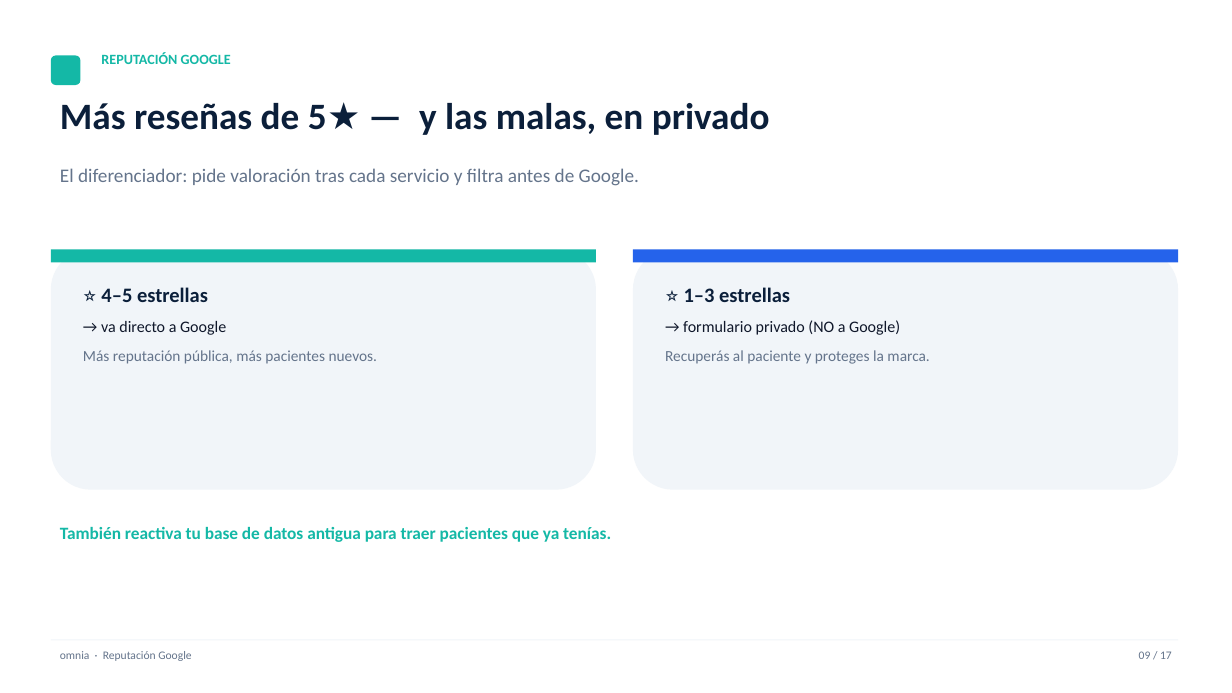
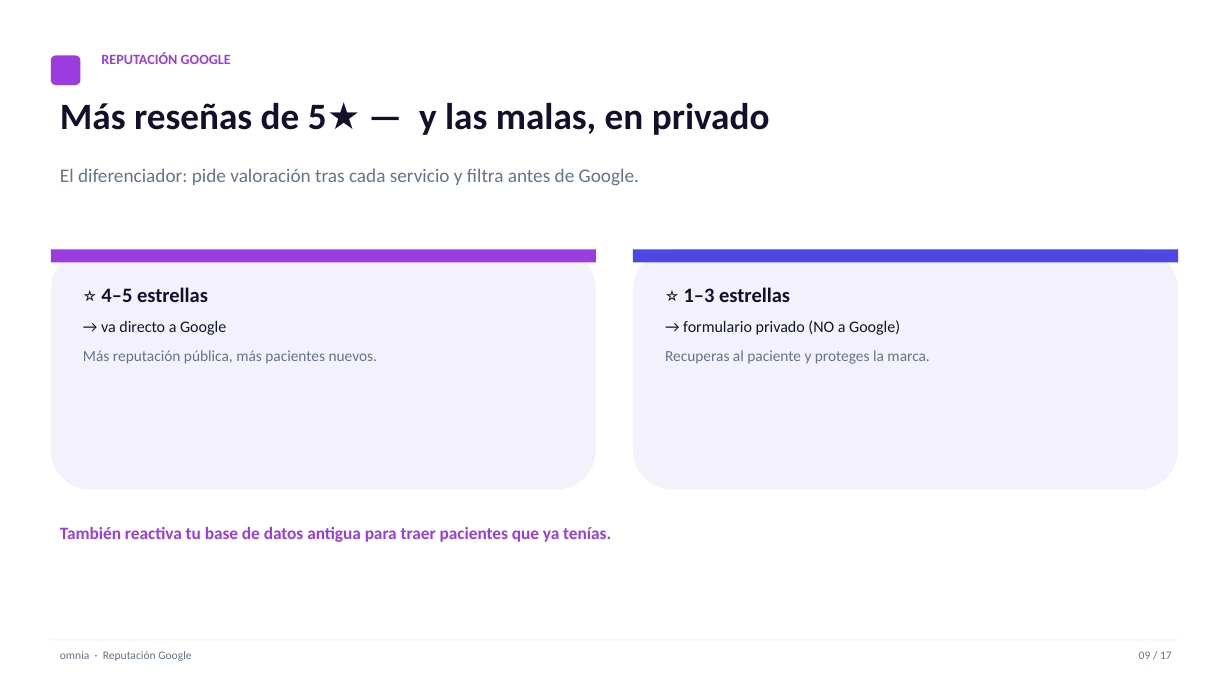
Before and after one commit to henrybuenano-ux/snapshot-generico, a slide deck: slide 9 of presentacion/omnia-sistema-clinicas.pptx. Drawn at 1232x693 pixels with LibreOffice and Linux fonts; fonts in the diff are those of the drawing. Boxes give left, top, right and bottom in pixels: in the first picture for what was removed or moved away, otherwise in the second. Text is boxed around its words. In the diff, an @@ line names an element or a change of style, - is before the commit and + after.

```diff
--- a/presentacion/omnia-sistema-clinicas.pptx
+++ b/presentacion/omnia-sistema-clinicas.pptx
@@ rounded rectangle at (x1=51, y1=55, x2=80, y2=85): fill #14B8A6 to #9A3CE0 @@
@@ text "REPUTACIÓN GOOGLE" at (x1=101, y1=52, x2=231, y2=64): text colour #14B8A6 to #9A3CE0 @@
@@ text "Más reseñas de 5★ — ..." at (x1=60, y1=103, x2=770, y2=135): text colour #0B1F3A to #14102B @@
@@ rectangle at (x1=51, y1=250, x2=596, y2=262): fill #14B8A6 to #9A3CE0 @@
@@ rounded rectangle at (x1=51, y1=250, x2=596, y2=490): fill #F1F5F9 to #F3F1FB @@
@@ rounded rectangle at (x1=633, y1=250, x2=1178, y2=490): fill #F1F5F9 to #F3F1FB @@
@@ rectangle at (x1=633, y1=250, x2=1178, y2=262): fill #2563EB to #4F46E5 @@
@@ text at (x1=101, y1=287, x2=208, y2=302): text colour #0B1F3A to #14102B in "⭐ 4–5 estrellas" @@
@@ text at (x1=684, y1=287, x2=790, y2=302): text colour #0B1F3A to #14102B in "⭐ 1–3 estrellas" @@
@@ text at (x1=665, y1=350, x2=929, y2=364): text changed @@
-Recuperás al paciente y proteges la marca.
+Recuperas al paciente y proteges la marca.
@@ text "También reactiva tu base de ..." at (x1=60, y1=527, x2=611, y2=542): text colour #14B8A6 to #9A3CE0 @@
```
Also in this commit, not shown: 15 other slides changed, 1 slide added, 1 slide removed, 1 other file.
